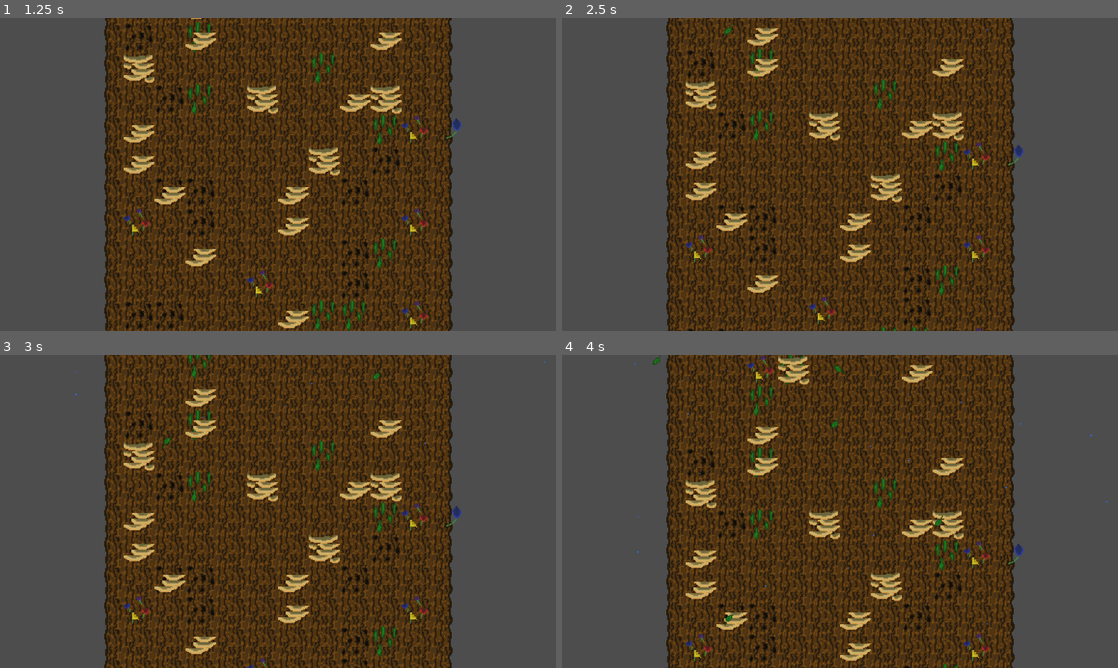
Above: before the commit, frames 1-4 (two rows, left to right).
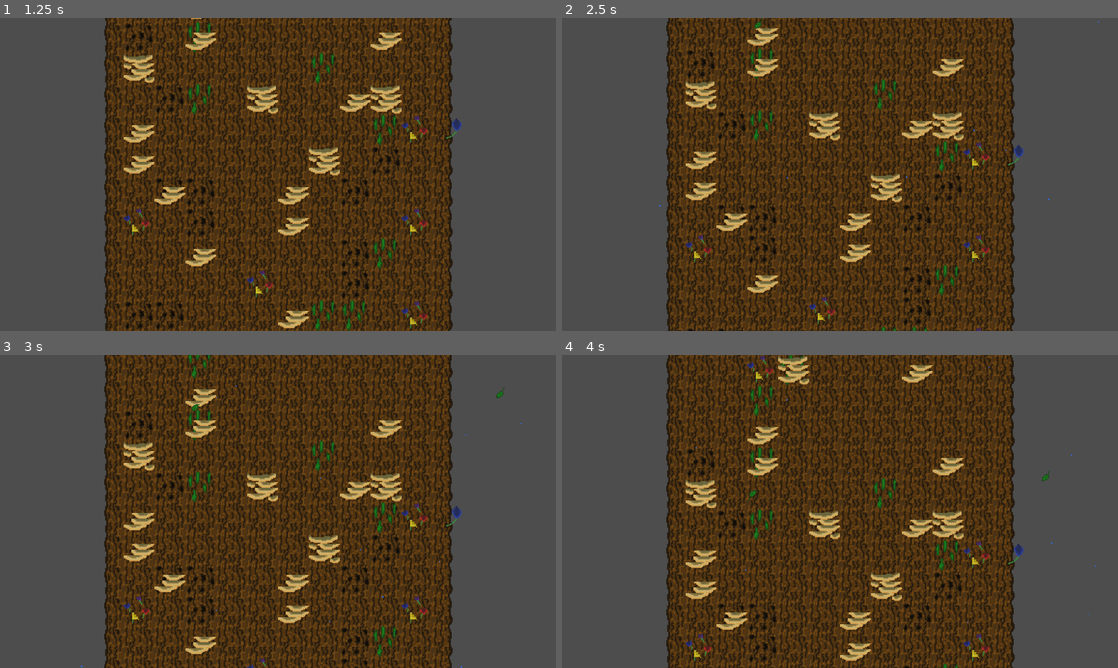
Above: after the commit, the same moments.

Repository: Team-Goose/brackeys-12-game-jam
Game: Godot game, scene res://game.tscn
Two runs of this game, one before a commit and one after it. Both use one fixed random seed, a clock stepped at 60 frames per second and the inputs below.
Inputs (mouse positions are in pixels of both pictures, inside the frame that each line leads up to):
- Up to frame 1 (1.25 s): click "Play!" at 0.5 s
- Up to frame 2 (2.5 s): tap Enter at 1.25 s; move the mouse to (667, 315) at 1.27 s; press the mouse at (667, 315) at 1.28 s; hold Right (right) 1.28-2.03 s; tap Space at 2 s; move the mouse to (667, 284) at 2.02 s; release the mouse at (667, 284) at 2.03 s; hold Left (left) from 2.03 s (still down); right-click (667, 284) at 2.1 s; click (667, 284) at 2.17 s
- Up to frame 3 (3 s): move the mouse to (105, 621) at 2.77 s; release Left (left) at 2.78 s; press the mouse at (105, 621) at 2.78 s; hold Right (right) from 2.78 s (still down)
- Up to frame 4 (4 s): keep holding Right (right); move the mouse to (667, 621) at 3.52 s; release the mouse at (667, 621) at 3.53 s; right-click (667, 621) at 3.6 s; click (667, 621) at 3.67 s

Frame 1 is identical in both runs. In frame 2, less than 0.1% of the frame differs, in the area x 17-97%, y 0-65%; in frame 3, 0.1%; in frame 4, 0.2%, in the area x 5-99%, y 0-87%.

Commit message:
dispersed particles around scene and made angle depend on storm

Diff:
--- a/scenes/rain_particles.tscn
+++ b/scenes/rain_particles.tscn
@@ -10,7 +10,11 @@
 lifetime = 6.0
 emission_shape = 3
 emission_rect_extents = Vector2(661, 1)
-gravity = Vector2(0, 100)
+direction = Vector2(0, 1)
+spread = 0.0
+gravity = Vector2(0, 0)
+initial_velocity_min = 100.0
+initial_velocity_max = 500.0
 angular_velocity_min = -100.0
 angular_velocity_max = 100.0
 scale_amount_max = 3.0
--- a/scenes/swirling_leaf_particles.tscn
+++ b/scenes/swirling_leaf_particles.tscn
@@ -13,11 +13,15 @@
 particle_flag_disable_z = true
 emission_shape = 3
 emission_box_extents = Vector3(661, 1, 1)
-gravity = Vector3(0, 98, 0)
+direction = Vector3(0, 1, 0)
+spread = 0.0
+initial_velocity_min = 100.0
+initial_velocity_max = 100.0
+gravity = Vector3(0, 0, 0)
 scale_min = 2.0
 scale_max = 2.0
-anim_speed_min = 6.0
-anim_speed_max = 6.0
+anim_speed_min = 15.0
+anim_speed_max = 15.0
 
 [node name="SwirlingLeafParticles" type="Node2D"]
 script = ExtResource("1_dgqdl")
@@ -28,6 +32,6 @@
 amount = 4
 process_material = SubResource("ParticleProcessMaterial_8q5np")
 texture = ExtResource("1_yijy0")
-lifetime = 6.0
+lifetime = 15.0
 randomness = 1.0
 visibility_rect = Rect2(-100, -100, 200, 600)
--- a/scripts/rain_particles.gd
+++ b/scripts/rain_particles.gd
@@ -3,14 +3,14 @@
 func intensity_off() -> void:
 	$RainCPUParticle.emitting = false
 
-func intensity_drizzle() -> void:
+func intensity_low() -> void:
 	$RainCPUParticle.emitting = true
 	$RainCPUParticle.amount = 50
 
-func intensity_rain() -> void:
+func intensity_mid() -> void:
 	$RainCPUParticle.emitting = true
 	$RainCPUParticle.amount = 300
 
-func intensity_downpour() -> void:
+func intensity_high() -> void:
 	$RainCPUParticle.emitting = true
 	$RainCPUParticle.amount = 1000
--- a/scripts/storm.gd
+++ b/scripts/storm.gd
@@ -6,12 +6,14 @@
 # Called when the node enters the scene tree for the first time.
 func _ready():
 	time_start = Time.get_ticks_msec() / 1000.0
-	%RainParticles.intensity_drizzle()
-	%SwirlingLeafParticles.intensity_calm()
+	%RainParticles.intensity_low()
+	%SwirlingLeafParticles.intensity_low()
 
 func _physics_process(delta: float) -> void:
 	var time_now = Time.get_ticks_msec() / 1000.0
 	var time_elapsed = time_now - time_start
 	var wind_strength = 10 * sin(time_elapsed / 10.0)
 	var wind_direction = Vector2.RIGHT
+	var particle_rotation = 90 * sin(time_elapsed / 10.0)
+	$ParticlePivot.global_rotation_degrees = particle_rotation
 	wind = wind_strength * wind_direction
--- a/scripts/swirling_leaf_particles.gd
+++ b/scripts/swirling_leaf_particles.gd
@@ -3,13 +3,14 @@
 func intensity_off() -> void:
 	$SwirlingLeafGPUParticles.emitting = false
 
-func intensity_calm() -> void:
+func intensity_low() -> void:
 	$SwirlingLeafGPUParticles.emitting = true
 	$SwirlingLeafGPUParticles.amount = 10
 
-func intensity_woosh() -> void:
+func intensity_mid() -> void:
 	$SwirlingLeafGPUParticles.emitting = true
 	$SwirlingLeafGPUParticles.amount = 25
-func intensity_turbulent() -> void:
+
+func intensity_high() -> void:
 	$SwirlingLeafGPUParticles.emitting = true
 	$SwirlingLeafGPUParticles.amount = 50
